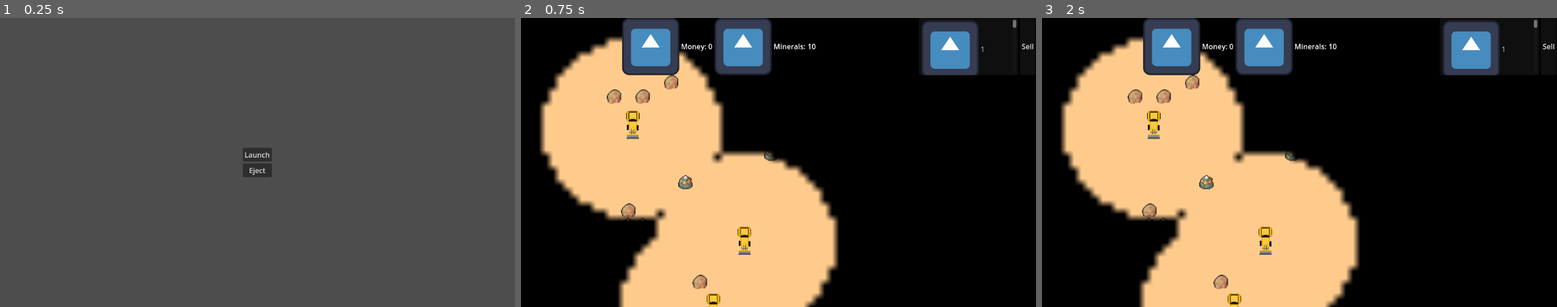
Above: before the commit, frames 1-3 (left to right).
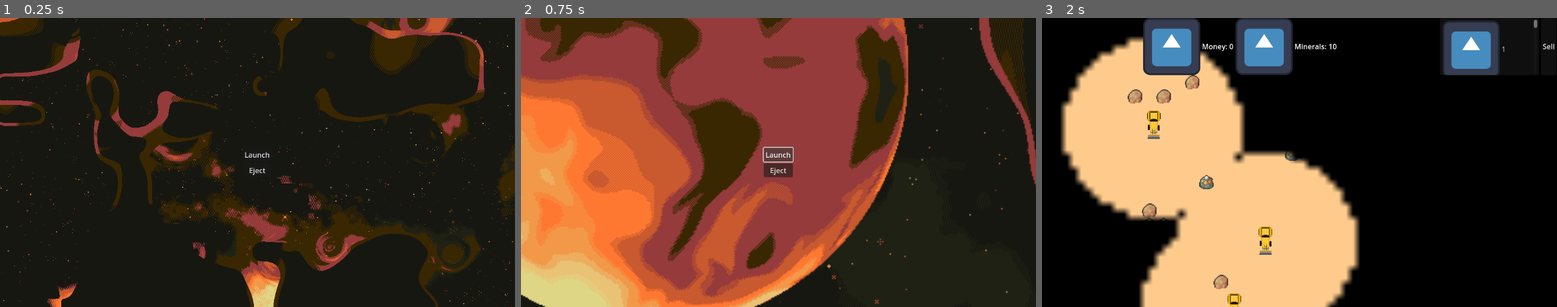
Above: after the commit, the same moments.

Repository: mwheatcs/lithosphere.io
Game: Godot game, scene res://scenes/menu.tscn
Same seed, same stepped clock (60 frames per second), same inputs: the game is played once before the commit and once after it. The engine's default icon, where the game draws it, is replaced by a stand-in: a white triangle on a blue panel in a dark square.
Inputs (mouse positions are in pixels of both pictures, inside the frame that each line leads up to):
- Up to frame 1 (0.25 s): no input
- Up to frame 2 (0.75 s): click "Launch" at 0.5 s
- Up to frame 3 (2 s): click (1170, 46) at 1.27 s

The runs differ from the first frame. In frame 1, 99% of the frame differs, in the area x 0-100%, y 0-100%; in frame 2, 86%; in frame 3, nothing differs.

Commit message:
add menu background and animation

Diff:
--- a/inventory/inventory_controller.gd
+++ b/inventory/inventory_controller.gd
@@ -21,7 +21,7 @@
 
 
 func _ready() -> void:
-	# TODO remove placeholders
+	# TODO remove placeholders and add diff mineral item types
 	for i in range(1, inventory_size+1):
 		add_item(str(i), placeholder_icon)
 		var temp_item = Item.new()
--- a/scenes/menu.tscn
+++ b/scenes/menu.tscn
@@ -1,6 +1,28 @@
-[gd_scene load_steps=2 format=3 uid="uid://dsuhx0qtb8rg0"]
+[gd_scene load_steps=6 format=3 uid="uid://dsuhx0qtb8rg0"]
 
 [ext_resource type="Script" uid="uid://8okma4e0wgoq" path="res://scenes/start_menu.gd" id="1_con2f"]
+[ext_resource type="Texture2D" uid="uid://c57g7nfasb4l7" path="res://assets/SpaceBackground.png" id="2_vjb58"]
+[ext_resource type="Script" uid="uid://d3vetptoigdse" path="res://scenes/zoom.gd" id="3_con2f"]
+
+[sub_resource type="Animation" id="Animation_vjb58"]
+resource_name = "zoom"
+tracks/0/type = "value"
+tracks/0/imported = false
+tracks/0/enabled = true
+tracks/0/path = NodePath("TextureRect:scale:x")
+tracks/0/interp = 1
+tracks/0/loop_wrap = true
+tracks/0/keys = {
+"times": PackedFloat32Array(),
+"transitions": PackedFloat32Array(),
+"update": 0,
+"values": []
+}
+
+[sub_resource type="AnimationLibrary" id="AnimationLibrary_con2f"]
+_data = {
+&"zoom": SubResource("Animation_vjb58")
+}
 
 [node name="Menu" type="Control"]
 layout_mode = 3
@@ -10,6 +32,16 @@
 grow_horizontal = 2
 grow_vertical = 2
 script = ExtResource("1_con2f")
+
+[node name="Node2D" type="Node2D" parent="."]
+
+[node name="TextureRect" type="TextureRect" parent="."]
+offset_left = -1395.0
+offset_top = -781.0
+offset_right = 1165.0
+offset_bottom = 659.0
+texture = ExtResource("2_vjb58")
+script = ExtResource("3_con2f")
 
 [node name="HBoxContainer" type="HBoxContainer" parent="."]
 layout_mode = 1
@@ -46,6 +78,11 @@
 layout_mode = 2
 size_flags_horizontal = 3
 
+[node name="AnimationPlayer" type="AnimationPlayer" parent="."]
+libraries = {
+&"": SubResource("AnimationLibrary_con2f")
+}
+
 [connection signal="pressed" from="HBoxContainer/VBoxContainer/Start" to="." method="_on_start_pressed"]
 [connection signal="pressed" from="HBoxContainer/VBoxContainer/Start" to="HBoxContainer/VBoxContainer/Start" method="_on_pressed"]
 [connection signal="pressed" from="HBoxContainer/VBoxContainer/Exit" to="." method="_on_exit_pressed"]
--- a/scenes/start_menu.gd
+++ b/scenes/start_menu.gd
@@ -3,6 +3,9 @@
 var main_scene = preload("res://scenes/World.tscn")
 
 func _on_start_pressed() -> void:
+	var animation_time = 0.3
+	$TextureRect.zoom(animation_time)
+	await get_tree().create_timer(animation_time).timeout
 	get_tree().change_scene_to_packed(main_scene)
 
 
--- /dev/null
+++ b/scenes/zoom.gd
@@ -0,0 +1,9 @@
+extends TextureRect
+
+func zoom(seconds: float) -> void:
+	# Create a new tween
+	var tween = create_tween()
+	tween.set_ease(Tween.EASE_IN_OUT)
+	tween.set_trans(Tween.TRANS_QUAD)
+	# Tween the scale property from current to target over time
+	tween.tween_property(self, "scale", Vector2(3.5, 3.5), seconds)
Binary file added: assets/SpaceBackground.png
Not shown, added: assets/SpaceBackground.png.import
Not shown, added: scenes/zoom.gd.uid
